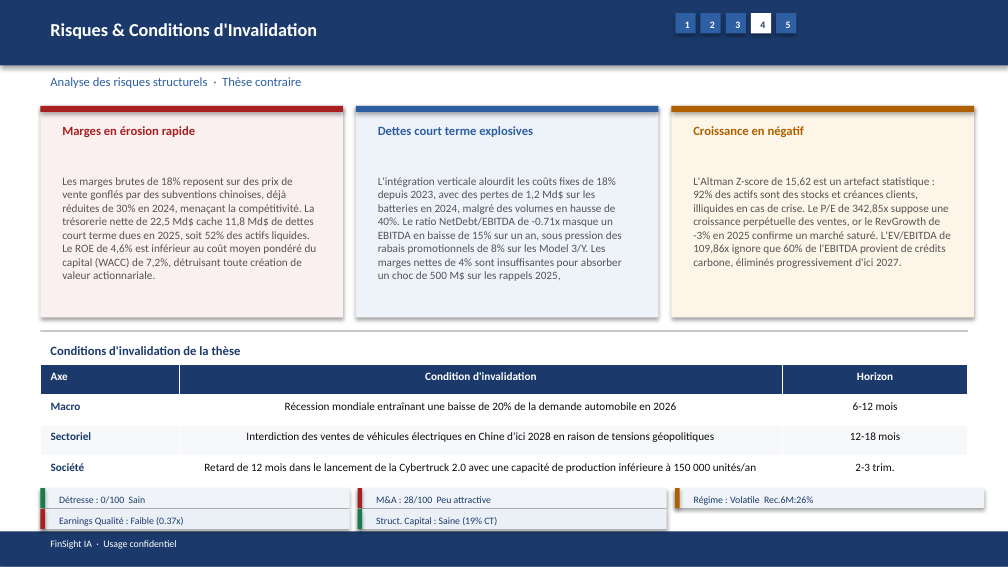
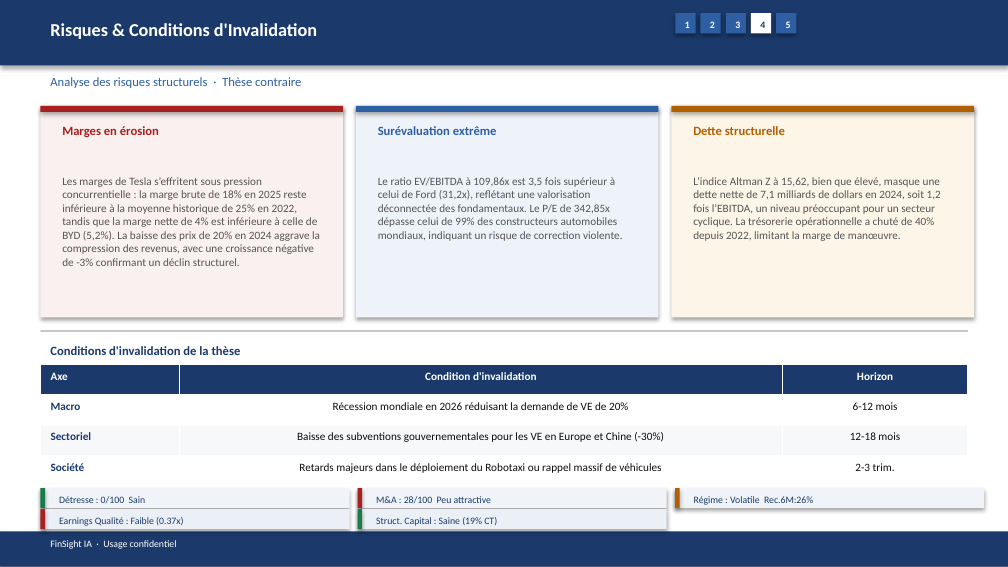
Before and after one commit to baptistejeh07-art/finsight-ia, a slide deck: slide 19 of preview/TSLA/TSLA_pitchbook.pptx. Drawn at 1008x567 pixels with LibreOffice and Linux fonts; fonts in the diff are those of the drawing. Boxes give left, top, right and bottom in pixels: in the first picture for what was removed or moved away, otherwise in the second. Text is boxed around its words. In the diff, an @@ line names an element or a change of style, - is before the commit and + after.

```diff
--- a/preview/TSLA/TSLA_pitchbook.pptx
+++ b/preview/TSLA/TSLA_pitchbook.pptx
@@ text at box(62, 126, 159, 137): text changed @@
-Marges en érosion rapide
+Marges en érosion
@@ text at box(378, 126, 497, 135): text changed @@
-Dettes court terme explosives
+Surévaluation extrême
@@ text at box(693, 126, 785, 135): text changed @@
-Croissance en négatif
+Dette structurelle
@@ text at box(62, 177, 320, 266): text changed @@
-Les marges brutes de 18% reposent sur des prix de vente gonflés par des subventions chinoises, déjà réduites de 30% en 2024, menaçant la compétitivité. La trésorerie nette de 22,5 Md$ cache 11,8 Md$ de dettes court terme dues en 2025, soit 52% des actifs liquides. Le ROE de 4,6% est inférieur au coût moyen pondéré du capital (WACC) de 7,2%, détruisant toute création de valeur actionnariale.
+Les marges de Tesla s’effritent sous pression concurrentielle : la marge brute de 18% en 2025 reste inférieure à la moyenne historique de 25% en 2022, tandis que la marge nette de 4% est inférieure à celle de BYD (5,2%). La baisse des prix de 20% en 2024 aggrave la compression des revenus, avec une croissance négative de -3% confirmant un déclin structurel.
@@ text at box(378, 177, 623, 241): text changed @@
-L'intégration verticale alourdit les coûts fixes de 18% depuis 2023, avec des pertes de 1,2 Md$ sur les batteries en 2024, malgré des volumes en hausse de 40%. Le ratio NetDebt/EBITDA de -0.71x masque un EBITDA en baisse de 15% sur un an, sous pression des rabais promotionnels de 8% sur les Model 3/Y. Les marges nettes de 4% sont insuffisantes pour absorber un choc de 500 M$ sur les rappels 2025,
+Le ratio EV/EBITDA à 109,86x est 3,5 fois supérieur à celui de Ford (31,2x), reflétant une valorisation déconnectée des fondamentaux. Le P/E de 342,85x dépasse celui de 99% des constructeurs automobiles mondiaux, indiquant un risque de correction violente.
@@ text at box(693, 177, 941, 241): text changed @@
-L'Altman Z-score de 15,62 est un artefact statistique : 92% des actifs sont des stocks et créances clients, illiquides en cas de crise. Le P/E de 342,85x suppose une croissance perpétuelle des ventes, or le RevGrowth de -3% en 2025 confirme un marché saturé. L'EV/EBITDA de 109,86x ignore que 60% de l'EBITDA provient de crédits carbone, éliminés progressivement d'ici 2027.
+L’indice Altman Z à 15,62, bien que élevé, masque une dette nette de 7,1 milliards de dollars en 2024, soit 1,2 fois l’EBITDA, un niveau préoccupant pour un secteur cyclique. La trésorerie opérationnelle a chuté de 40% depuis 2022, limitant la marge de manœuvre.
@@ table at box(40, 365, 968, 486) @@
-row 2, column 2: Récession mondiale entraînant une baisse de 20% de la demande automobile en 2026
+row 2, column 2: Récession mondiale en 2026 réduisant la demande de VE de 20%
-row 3, column 2: Interdiction des ventes de véhicules électriques en Chine d'ici 2028 en raison de tensions géopolitiques
+row 3, column 2: Baisse des subventions gouvernementales pour les VE en Europe et Chine (-30%)
-row 4, column 2: Retard de 12 mois dans le lancement de la Cybertruck 2.0 avec une capacité de production inférieure à 150 000 unités/an
+row 4, column 2: Retards majeurs dans le déploiement du Robotaxi ou rappel massif de véhicules
```
Also in this commit, not shown: 17 other slides changed, 4 other files.
